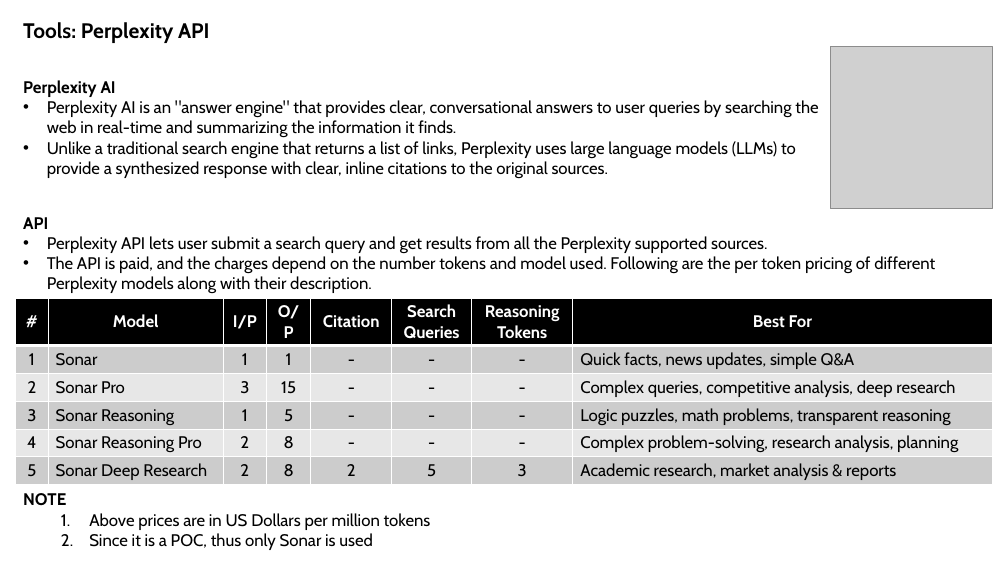
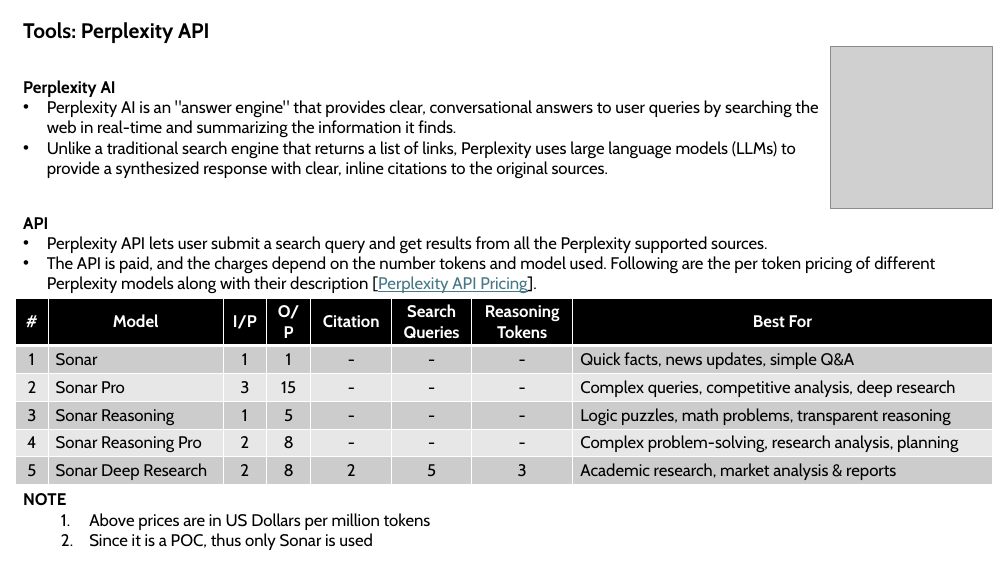
Before and after one commit to sansinghsanjay/sanjays_app, a slide deck: slide 8 of PaperPal/PaperPal.pptx. Drawn at 1008x567 pixels with LibreOffice and Linux fonts; fonts in the diff are those of the drawing; grey boxes stand for pictures. Boxes give left, top, right and bottom in pixels: in the first picture for what was removed or moved away, otherwise in the second. Text is boxed around its words. In the diff, an @@ line names an element or a change of style, - is before the commit and + after.

Commit message:
Updated

```diff
--- a/PaperPal/PaperPal.pptx
+++ b/PaperPal/PaperPal.pptx
@@ text at <box>47,256,935,293</box>: text changed @@
-• The API is paid, and the charges depend on the number tokens and model used. Following are the per token pricing of different Perplexity models along with their description.
+• The API is paid, and the charges depend on the number tokens and model used. Following are the per token pricing of different Perplexity models along with their description [Perplexity API Pricing].
```
Also in this commit, not shown: 1 slide added.
